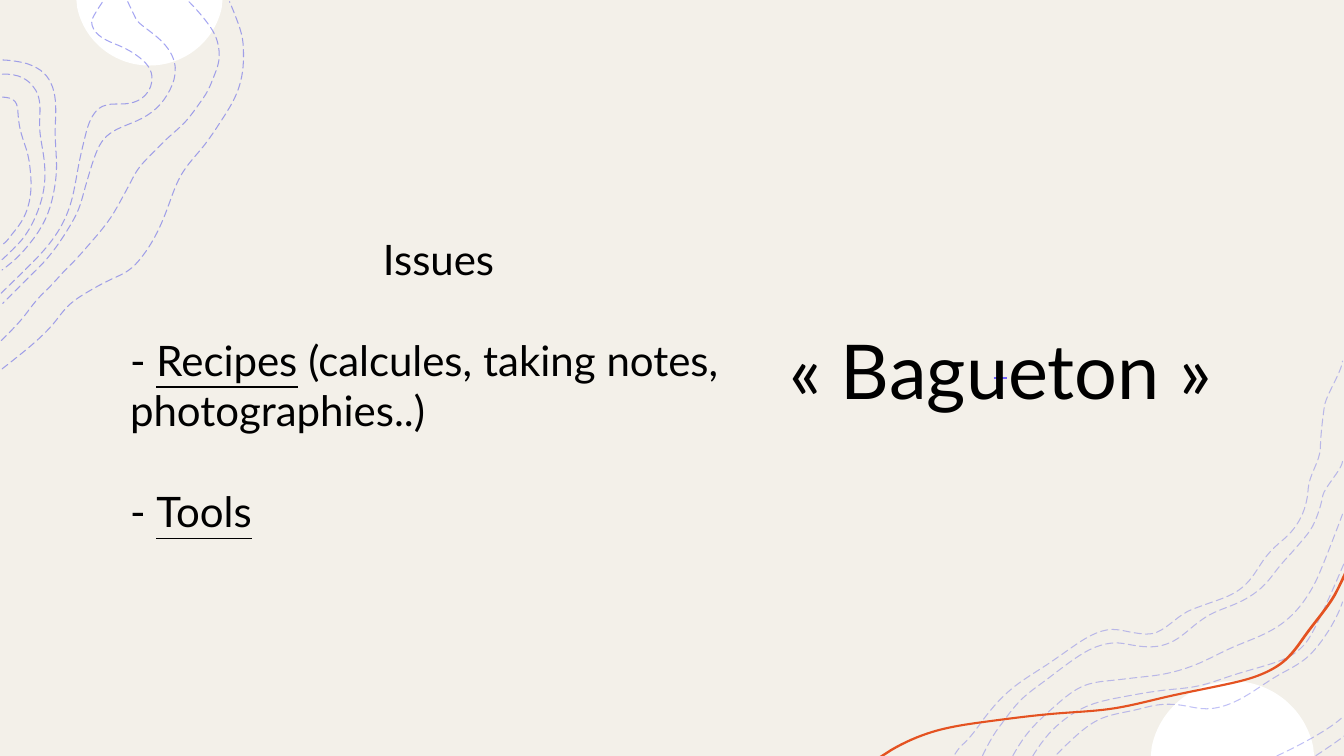
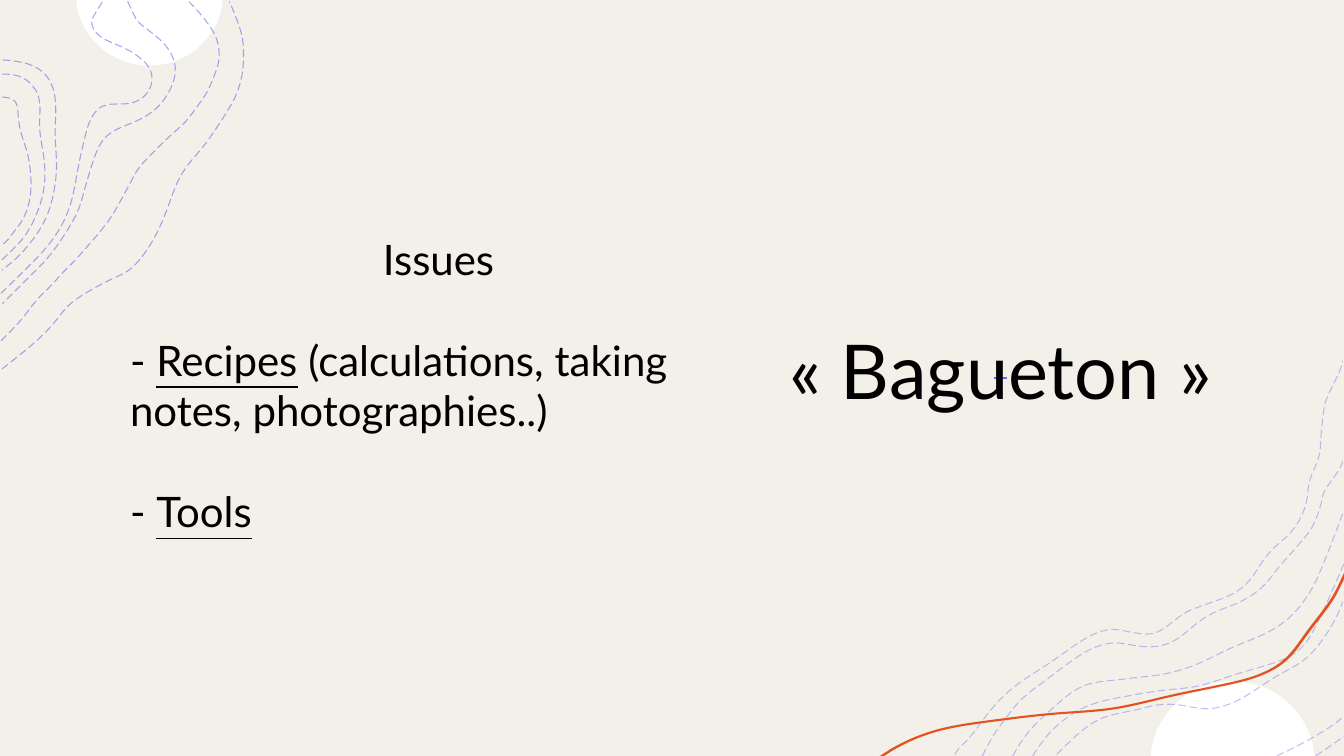
Before and after one commit to CedricSanchezGithub/fil_rouge, a slide deck: slide 11 of annexe/Présentation Orale English.pptx. Drawn at 1344x756 pixels with LibreOffice and Linux fonts; fonts in the diff are those of the drawing. Boxes give left, top, right and bottom in pixels: in the first picture for what was removed or moved away, otherwise in the second. Text is boxed around its words. In the diff, an @@ line names an element or a change of style, - is before the commit and + after.

```diff
--- a/annexe/Présentation Orale English.pptx
+++ b/annexe/Présentation Orale English.pptx
@@ text at <box>130,343,668,434</box>: text changed @@
-- Recipes (calcules, taking notes, photographies..)
+- Recipes (calculations, taking notes, photographies..)
```
Also in this commit, not shown: 9 other files.
